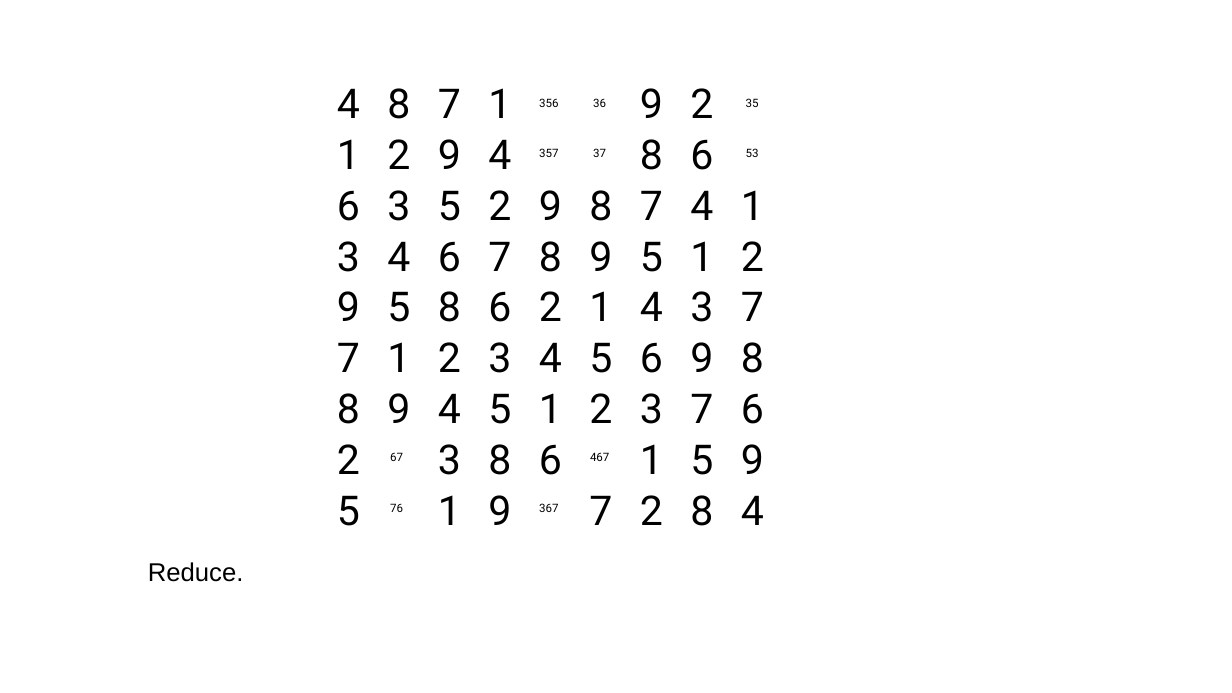
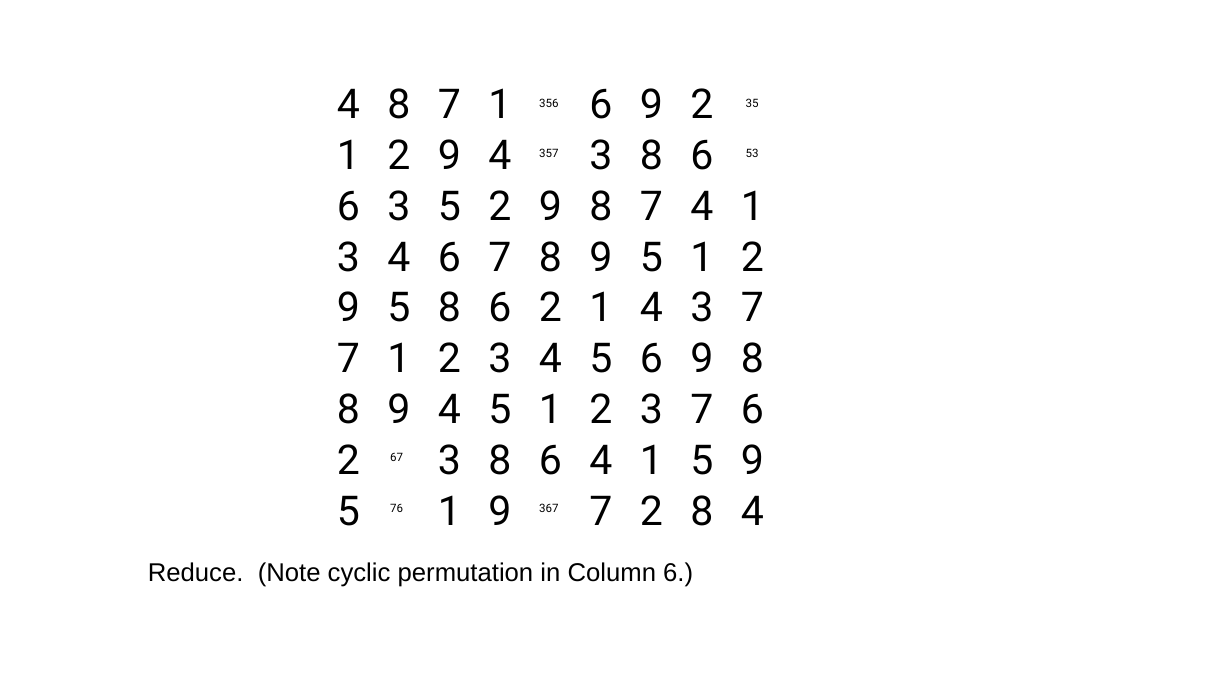
Before and after one commit to jhardis/WSJ_Number_Puzzles, a slide deck: slide 73 of 20269704_2.pptx (slide 71 before the commit). Drawn at 1232x693 pixels with LibreOffice and Linux fonts; fonts in the diff are those of the drawing; background and template pictures are left out. Boxes give left, top, right and bottom in pixels: in the first picture for what was removed or moved away, otherwise in the second. Text is boxed around its words. In the diff, an @@ line names an element or a change of style, - is before the commit and + after.

```diff
--- a/20269704_2.pptx
+++ b/20269704_2.pptx
@@ text added at (589,88,612,119), 32 pt, text #000000 @@
+6
@@ text removed at (593,98,606,107) @@
-36
@@ text added at (589,139,612,170), 32 pt, text #000000 @@
+3
@@ text removed at (593,148,606,157) @@
-37
@@ text added at (589,444,612,474), 32 pt, text #000000 @@
+4
@@ text removed at (590,452,609,461) @@
-467
@@ text at (148,562,693,587): text changed @@
-Reduce.
+Reduce. (Note cyclic permutation in Column 6.)
```
Also in this commit, not shown: 11 other slides changed, 4 slides added.
